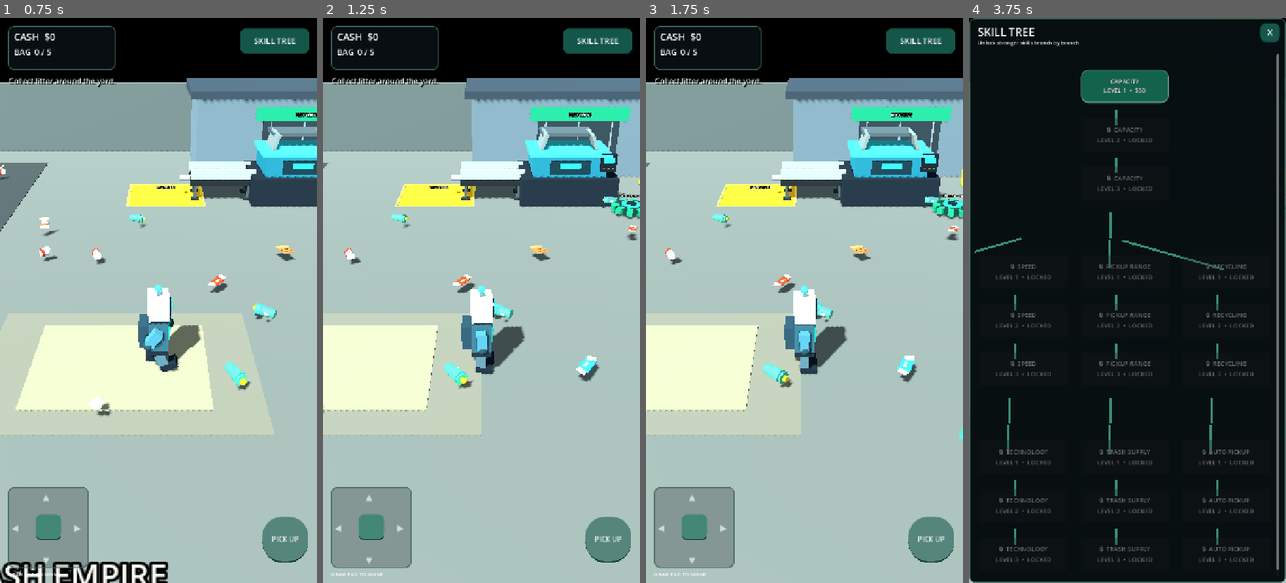
Above: before the commit, frames 1-4 (left to right).
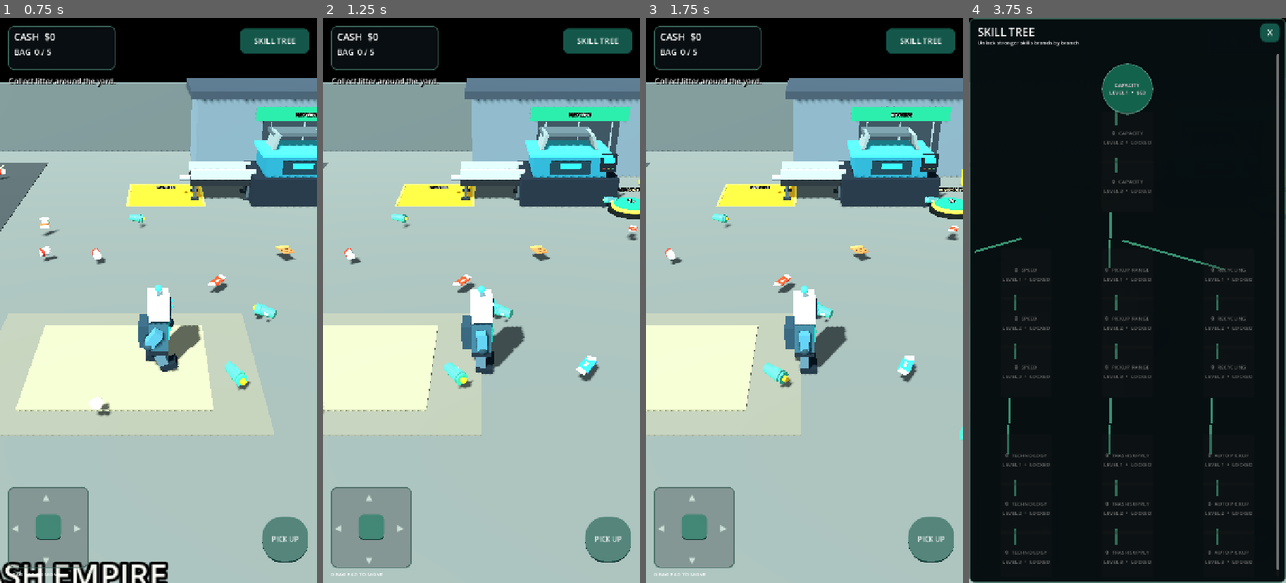
Above: after the commit, the same moments.

Repository: zekainstabot/trash-empire
Game: Godot game, scene res://Scenes/Main.tscn
Two runs of this game, one before a commit and one after it. Both use one fixed random seed, a clock stepped at 60 frames per second and the inputs below.
Inputs (mouse positions are in pixels of both pictures, inside the frame that each line leads up to):
- Up to frame 1 (0.75 s): move the mouse to (228, 272) at 0.52 s; hold D (move_right) from 0.53 s (still down); click (228, 272) at 0.67 s
- Up to frame 2 (1.25 s): keep holding D (move_right)
- Up to frame 3 (1.75 s): release D (move_right) at 1.25 s; drag from (741, 328) to (788, 413) at 1.27 s
- Up to frame 4 (3.75 s): click "PICK UP" at 2 s; click "SKILL TREE" at 2.75 s; click "CAPACITY LEVEL 1 • $50" at 3.5 s

Frame 1 is identical in both runs. In frame 2, 0.4% of the frame differs, in the area x 89-100%, y 30-36%; in frame 3, 0.4%; in frame 4, 5.2%, in the area x 8-90%, y 8-97%.

Commit message:
Redesign skill tree as circular nodes and improve auto pickup and respawn button

Diff:
--- a/Scripts/main.gd
+++ b/Scripts/main.gd
@@ -247,73 +247,70 @@
 	return root
 
 func _create_gear_refill_button(world_position: Vector3, action: Callable) -> Node3D:
+	# This is a large push-button for the respawn action, not a free-standing gear.
 	var root := Node3D.new()
-	root.name = "TrashRespawnGear"
+	root.name = "TrashRespawnButton"
 	root.position = world_position
 	add_child(root)
 
-	var gear_material := _mat(Color(0.08, 0.48, 0.34))
-	var edge_material := _mat(Color(0.035, 0.18, 0.15))
-	var gear := MeshInstance3D.new()
-	var gear_mesh := CylinderMesh.new()
-	gear_mesh.top_radius = 0.72
-	gear_mesh.bottom_radius = 0.72
-	gear_mesh.height = 0.24
-	gear_mesh.radial_segments = 12
-	gear.mesh = gear_mesh
-	gear.position.y = 0.22
-	gear.material_override = edge_material
-	root.add_child(gear)
-
-	for i in range(10):
-		var angle := TAU * float(i) / 10.0
-		var tooth := MeshInstance3D.new()
-		var tooth_mesh := BoxMesh.new()
-		tooth_mesh.size = Vector3(0.34, 0.24, 0.25)
-		tooth.mesh = tooth_mesh
-		tooth.position = Vector3(cos(angle) * 0.70, 0.22, sin(angle) * 0.70)
-		tooth.rotation.y = -angle
-		tooth.material_override = gear_material
-		root.add_child(tooth)
-
-	var hub := MeshInstance3D.new()
-	var hub_mesh := CylinderMesh.new()
-	hub_mesh.top_radius = 0.43
-	hub_mesh.bottom_radius = 0.43
-	hub_mesh.height = 0.28
-	hub_mesh.radial_segments = 32
-	hub.mesh = hub_mesh
-	hub.position.y = 0.25
-	hub.material_override = _mat(Color(0.12, 0.68, 0.46))
-	root.add_child(hub)
-
-	var center := MeshInstance3D.new()
-	var center_mesh := CylinderMesh.new()
-	center_mesh.top_radius = 0.22
-	center_mesh.bottom_radius = 0.22
-	center_mesh.height = 0.30
-	center_mesh.radial_segments = 32
-	center.mesh = center_mesh
-	center.position.y = 0.27
-	center.material_override = _mat(Color(0.035, 0.12, 0.11))
-	root.add_child(center)
+	var shadow := MeshInstance3D.new()
+	var shadow_mesh := CylinderMesh.new()
+	shadow_mesh.top_radius = 1.0
+	shadow_mesh.bottom_radius = 1.0
+	shadow_mesh.height = 0.18
+	shadow_mesh.radial_segments = 48
+	shadow.mesh = shadow_mesh
+	shadow.position.y = 0.12
+	shadow.material_override = _mat(Color(0.025, 0.07, 0.065))
+	root.add_child(shadow)
+
+	var rim := MeshInstance3D.new()
+	var rim_mesh := TorusMesh.new()
+	rim_mesh.inner_radius = 0.72
+	rim_mesh.outer_radius = 0.91
+	rim_mesh.rings = 48
+	rim_mesh.ring_segments = 12
+	rim.mesh = rim_mesh
+	rim.position.y = 0.28
+	rim.material_override = _mat(Color(0.95, 0.70, 0.20))
+	root.add_child(rim)
+
+	var face := MeshInstance3D.new()
+	var face_mesh := CylinderMesh.new()
+	face_mesh.top_radius = 0.78
+	face_mesh.bottom_radius = 0.78
+	face_mesh.height = 0.20
+	face_mesh.radial_segments = 48
+	face.mesh = face_mesh
+	face.position.y = 0.30
+	face.material_override = _mat(Color(0.08, 0.52, 0.38))
+	root.add_child(face)
+
+	var icon := Label3D.new()
+	icon.text = "↻"
+	icon.position = Vector3(0, 0.43, 0)
+	icon.font_size = 74
+	icon.pixel_size = 0.006
+	icon.billboard = BaseMaterial3D.BILLBOARD_ENABLED
+	icon.modulate = Color(1.0, 1.0, 0.92)
+	root.add_child(icon)
 
 	var label := Label3D.new()
-	label.text = "↻  RESPAWN"
-	label.position = Vector3(0, 0.72, 0)
-	label.font_size = 26
+	label.text = "RESPAWN TRASH"
+	label.position = Vector3(0, 1.02, 0)
+	label.font_size = 28
 	label.pixel_size = 0.006
 	label.billboard = BaseMaterial3D.BILLBOARD_ENABLED
-	label.modulate = Color(0.92, 1.0, 0.95)
+	label.modulate = Color(1.0, 0.92, 0.60)
 	root.add_child(label)
 
 	var area := Area3D.new()
-	area.name = "RespawnGearArea"
-	area.position.y = 0.25
+	area.name = "RespawnButtonArea"
+	area.position.y = 0.30
 	var collision := CollisionShape3D.new()
 	var hit_shape := CylinderShape3D.new()
 	hit_shape.radius = 1.05
-	hit_shape.height = 0.8
+	hit_shape.height = 0.9
 	collision.shape = hit_shape
 	area.add_child(collision)
 	root.add_child(area)
@@ -600,10 +597,12 @@
 		_add_skill_connection(parent, Vector2(x, 1061), Vector2(x, 1095))
 	for node in nodes:
 		var button := Button.new()
-		button.position = Vector2(float(node.x) - 10.0, float(node.y))
-		button.size = Vector2(200, 76)
-		button.custom_minimum_size = Vector2(200, 76)
-		button.add_theme_font_size_override("font_size", 14)
+		# Circular skill nodes, arranged as connected paths rather than rectangular menu cards.
+		button.position = Vector2(float(node.x) + 38.0, float(node.y) - 14.0)
+		button.size = Vector2(116, 116)
+		button.custom_minimum_size = Vector2(116, 116)
+		button.add_theme_font_size_override("font_size", 12)
+		button.add_theme_constant_override("h_separation", 2)
 		button.add_theme_color_override("font_color", Color(0.94, 0.98, 0.96))
 		button.add_theme_color_override("font_hover_color", Color.WHITE)
 		button.add_theme_constant_override("outline_size", 1)
@@ -627,10 +626,10 @@
 func _skill_node_style(color: Color, locked := false) -> StyleBoxFlat:
 	var style := StyleBoxFlat.new()
 	style.bg_color = color
-	style.corner_radius_top_left = 16
-	style.corner_radius_top_right = 16
-	style.corner_radius_bottom_left = 16
-	style.corner_radius_bottom_right = 16
+	style.corner_radius_top_left = 58
+	style.corner_radius_top_right = 58
+	style.corner_radius_bottom_left = 58
+	style.corner_radius_bottom_right = 58
 	style.border_width_left = 2
 	style.border_width_right = 2
 	style.border_width_top = 2
@@ -638,10 +637,10 @@
 	style.border_color = color.lightened(0.28) if not locked else Color(0.22, 0.27, 0.28)
 	style.shadow_color = Color(0, 0, 0, 0.28)
 	style.shadow_size = 5
-	style.content_margin_left = 10
-	style.content_margin_right = 10
-	style.content_margin_top = 7
-	style.content_margin_bottom = 9
+	style.content_margin_left = 8
+	style.content_margin_right = 8
+	style.content_margin_top = 8
+	style.content_margin_bottom = 10
 	return style
 
 func _add_skill_connection(parent: Control, from_point: Vector2, to_point: Vector2) -> void:
@@ -797,12 +796,50 @@
 	if auto_pickup_level <= 0 or not is_instance_valid(player) or carried >= capacity:
 		auto_pickup_timer = 0.0
 		return
+
+	# A visible magnet effect: nearby litter glides toward the player before collection.
+	var magnet_range := collection_range + 1.2 + float(auto_pickup_level - 1) * 0.85
+	var pull_speed := 2.8 + float(auto_pickup_level - 1) * 0.65
+	for item in trash_nodes:
+		if not is_instance_valid(item):
+			continue
+		var distance := player.global_position.distance_to(item.global_position)
+		if distance <= magnet_range and distance > 0.85:
+			var target := player.global_position + Vector3(0.0, 0.25, 0.0)
+			item.global_position = item.global_position.move_toward(target, pull_speed * delta)
+
 	auto_pickup_timer += delta
-	var interval := maxf(0.35, 1.5 - float(auto_pickup_level - 1) * 0.15)
+	var interval := maxf(0.18, 0.72 - float(auto_pickup_level - 1) * 0.12)
 	if auto_pickup_timer < interval:
 		return
 	auto_pickup_timer = 0.0
-	_collect_nearby()
+
+	# Higher levels collect several nearby pieces per pulse instead of only one.
+	var collect_limit := mini(1 + int(floor(float(auto_pickup_level) / 2.0)), 5)
+	var collected := 0
+	while collected < collect_limit and carried < capacity:
+		var nearest: Node3D
+		var best_distance := collection_range + 1.0 + float(auto_pickup_level - 1) * 0.55
+		for item in trash_nodes:
+			if not is_instance_valid(item):
+				continue
+			var distance := player.global_position.distance_to(item.global_position)
+			if distance < best_distance:
+				best_distance = distance
+				nearest = item
+		if nearest == null:
+			break
+		nearest.queue_free()
+		trash_nodes.erase(nearest)
+		carried += 1
+		collected += 1
+
+	if collected > 0:
+		_update_ui()
+		_save_game()
+		_set_message("AUTO MAGNET  +%d" % collected)
+	if carried >= capacity:
+		_set_message("Bag full! Return to the recycling station.")
 
 func _process_auto_sell(delta: float) -> void:
 	if not is_instance_valid(player):
